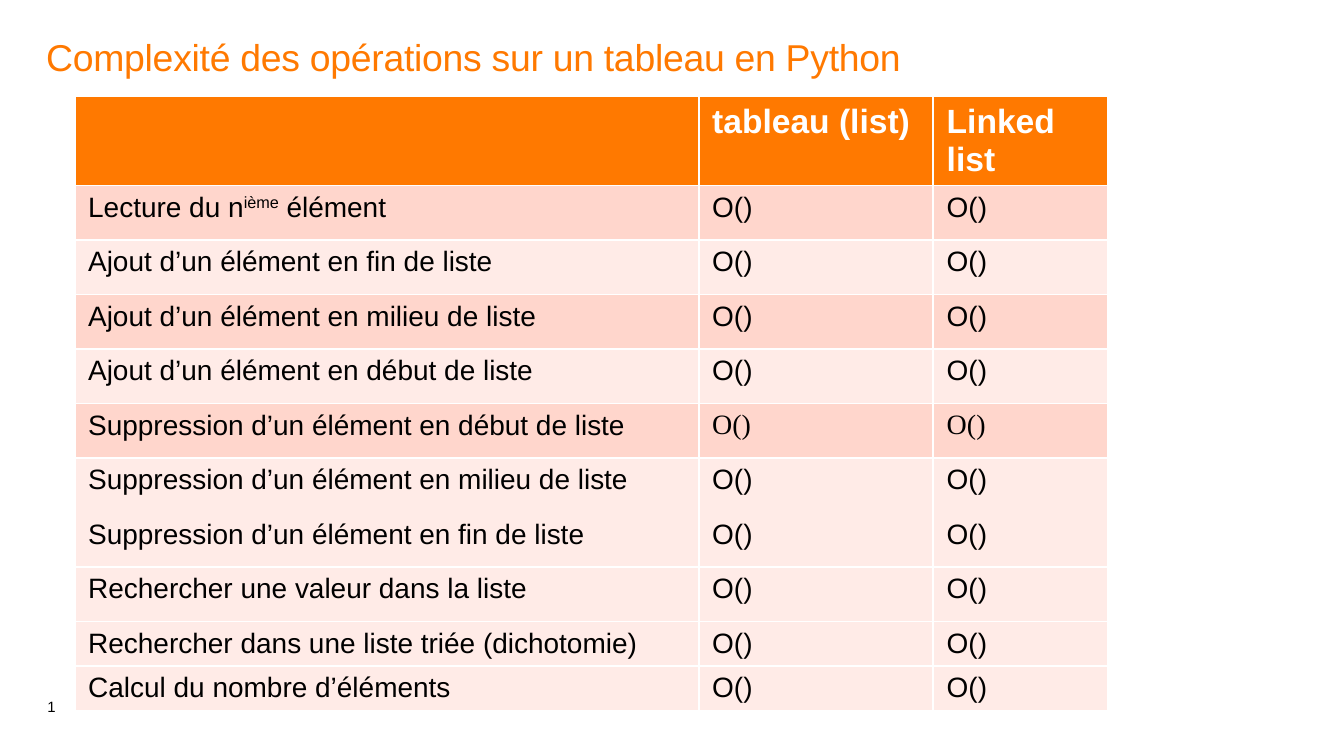
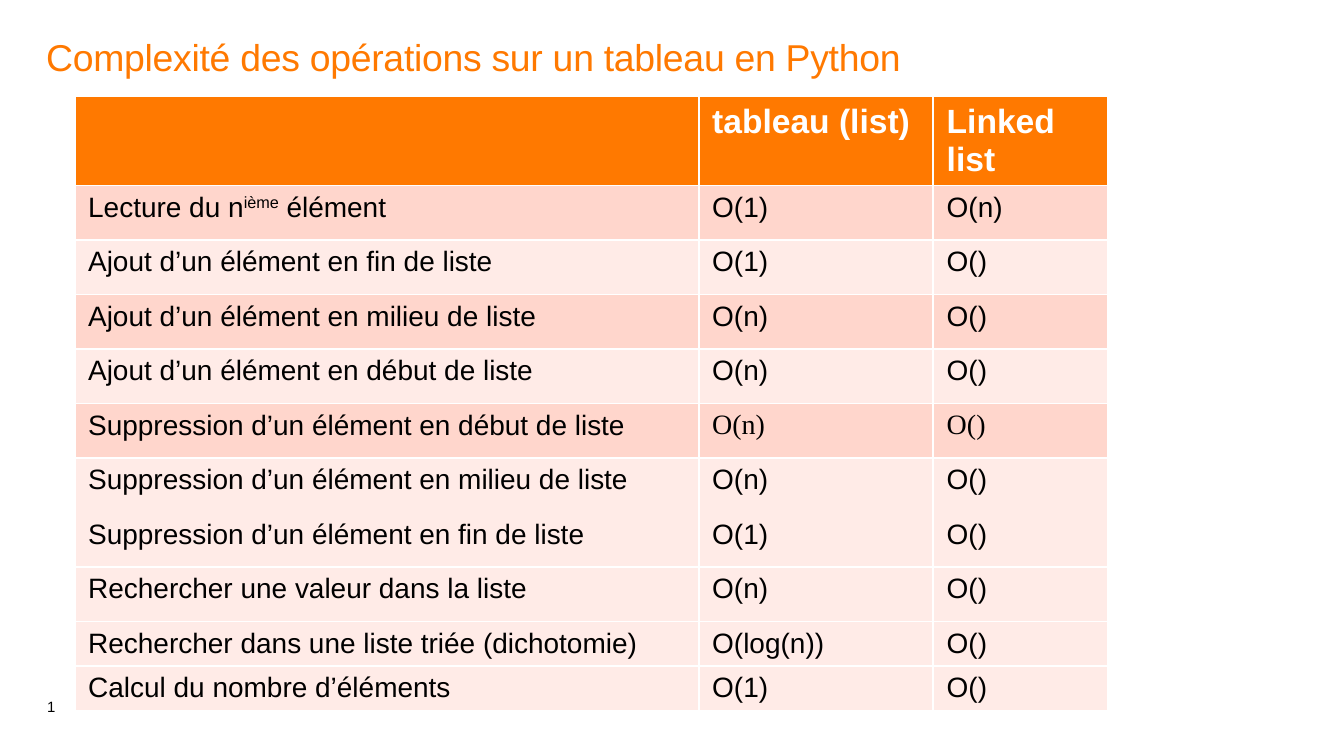
Before and after one commit to gelineau/cours-algo-bsi, a slide deck: slide 1 of 2023-2024/cours 3/fait en cours/complexités.pptx. Drawn at 1344x756 pixels with LibreOffice and Linux fonts; fonts in the diff are those of the drawing. Boxes give left, top, right and bottom in pixels: in the first picture for what was removed or moved away, otherwise in the second. Text is boxed around its words. In the diff, an @@ line names an element or a change of style, - is before the commit and + after.

```diff
--- a/2023-2024/cours 3/fait en cours/complexités.pptx
+++ b/2023-2024/cours 3/fait en cours/complexités.pptx
@@ table at [75, 97, 1107, 707] @@
-row 2, column 2: O()
+row 2, column 2: O(1)
-row 2, column 3: O()
+row 2, column 3: O(n)
-row 3, column 2: O()
+row 3, column 2: O(1)
-row 4, column 2: O()
+row 4, column 2: O(n)
-row 5, column 2: O()
+row 5, column 2: O(n)
-row 6, column 2: O()
+row 6, column 2: O(n)
-row 7, column 2: O()
+row 7, column 2: O(n)
-row 8, column 2: O()
+row 8, column 2: O(1)
-row 9, column 2: O()
+row 9, column 2: O(n)
-row 10, column 2: O()
+row 10, column 2: O(log(n))
-row 11, column 2: O()
+row 11, column 2: O(1)
```
Also in this commit, not shown: 1 other slide changed, 3 other files.
